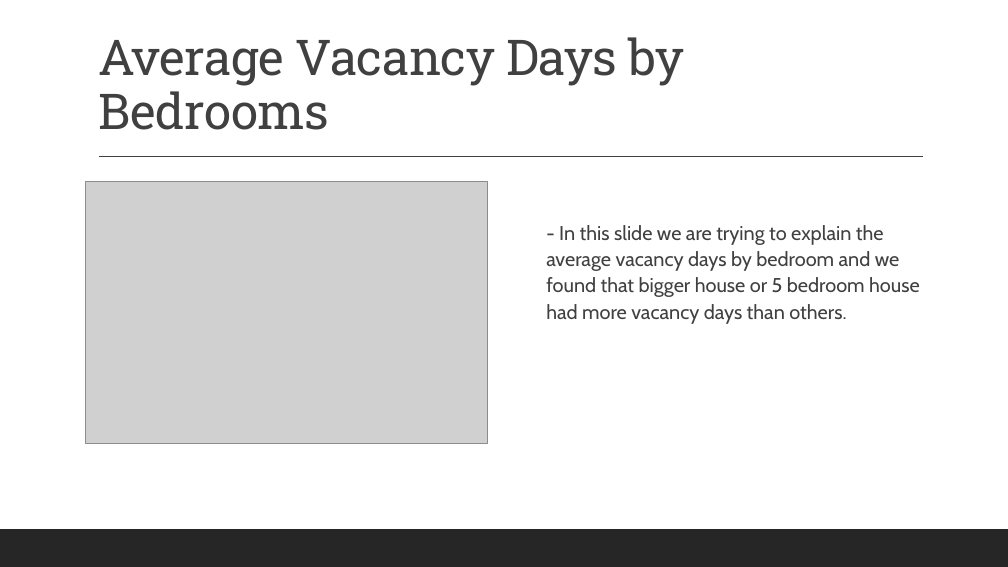
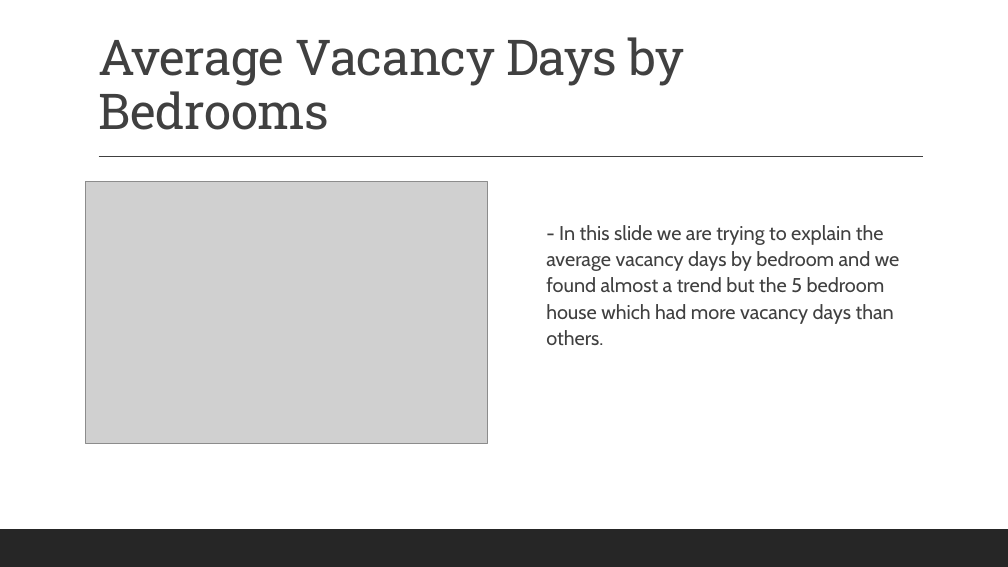
Before and after one commit to Anguyensfg/project-1, a slide deck: slide 14 of QLD Housing Vacancy.pptx. Drawn at 1008x567 pixels with LibreOffice and Linux fonts; fonts in the diff are those of the drawing; grey boxes stand for pictures. Boxes give left, top, right and bottom in pixels: in the first picture for what was removed or moved away, otherwise in the second. Text is boxed around its words. In the diff, an @@ line names an element or a change of style, - is before the commit and + after.

Commit message:
Updated presentation slides

```diff
--- a/QLD Housing Vacancy.pptx
+++ b/QLD Housing Vacancy.pptx
@@ text at bbox=[546, 225, 900, 345]: text changed @@
-  - In this slide we are trying to explain the average vacancy days by bedroom and we found that bigger house or 5 bedroom house had more vacancy days than others.
+  - In this slide we are trying to explain the average vacancy days by bedroom and we found almost a trend but the 5 bedroom house which had more vacancy days than others.
```
Also in this commit, not shown: 2 other slides changed.
